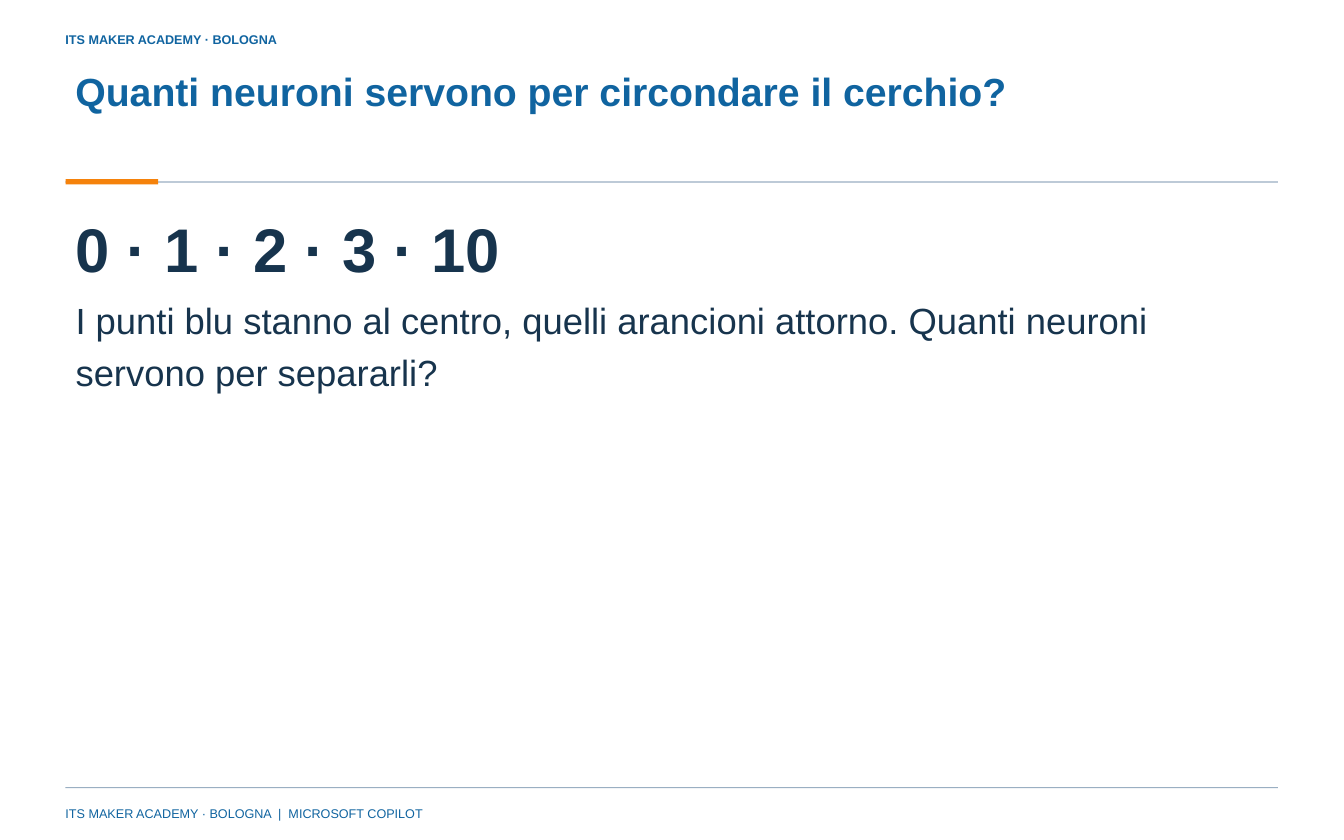
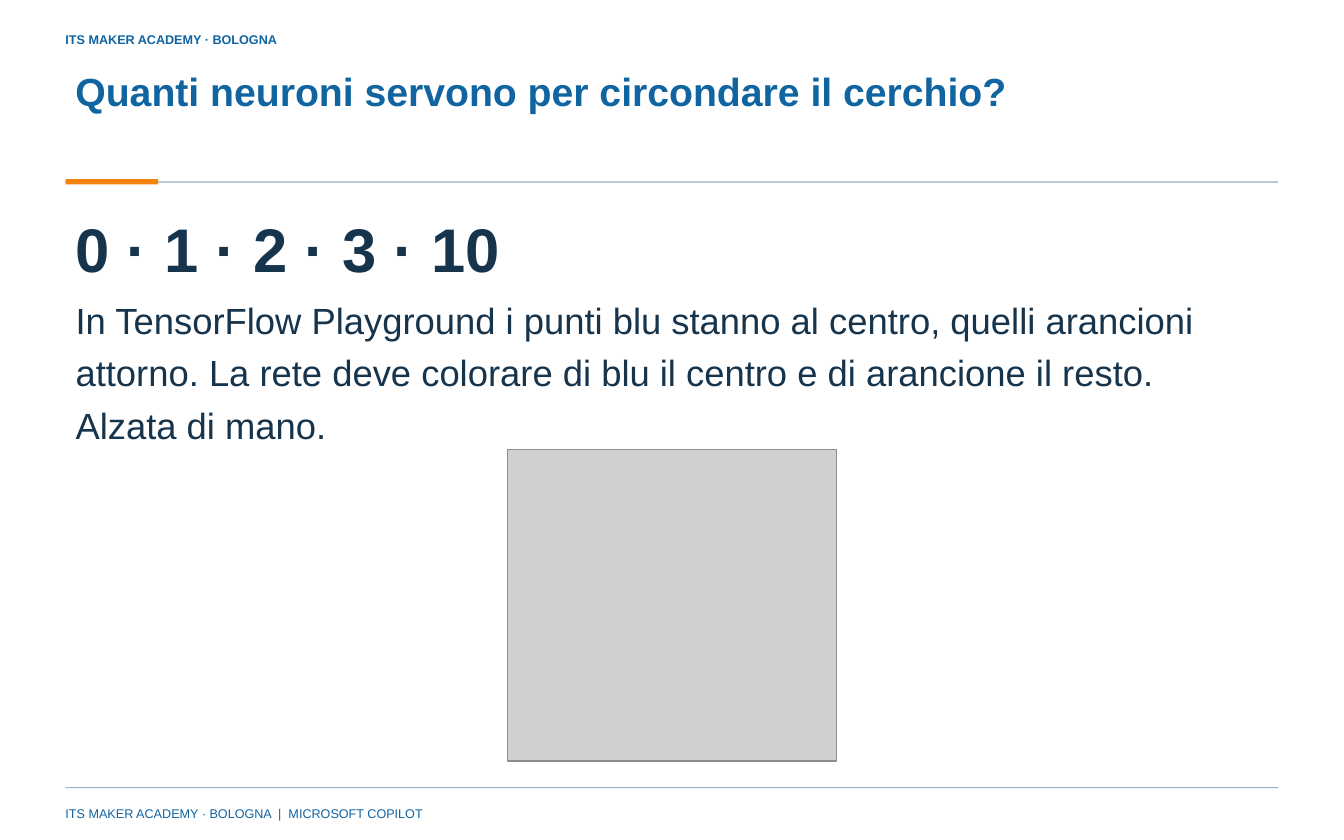
Before and after one commit to franzo9393/ITSCorso_UnslothStudio-Git, a slide deck: slide 8 of lezione 4 - reti neurali e agenti con orchestrazione/Lezione4_Reti_neurali_e_agenti_con_orchestrazione_ITS_MAKER.pptx (slide 6 before the commit). Drawn at 1344x840 pixels with LibreOffice and Linux fonts; fonts in the diff are those of the drawing; grey boxes stand for pictures; background and template pictures are left out. Boxes give left, top, right and bottom in pixels: in the first picture for what was removed or moved away, otherwise in the second. Text is boxed around its words. In the diff, an @@ line names an element or a change of style, - is before the commit and + after.

Commit message:
Lezione 4: slide 1-17 riscritte con schermate dei siti, quadro d'insieme e previsioni (47 slide); regole sulle schermate in AGENTS.md

```diff
--- a/lezione 4 - reti neurali e agenti con orchestrazione/Lezione4_Reti_neurali_e_agenti_con_orchestrazione_ITS_MAKER.pptx
+++ b/lezione 4 - reti neurali e agenti con orchestrazione/Lezione4_Reti_neurali_e_agenti_con_orchestrazione_ITS_MAKER.pptx
@@ text at (x1=76, y1=307, x2=1194, y2=440): text changed @@
-I punti blu stanno al centro, quelli arancioni attorno. Quanti neuroni servono per separarli?
+In TensorFlow Playground i punti blu stanno al centro, quelli arancioni attorno. La rete deve colorare di blu il centro e di arancione il resto. Alzata di mano.
@@ picture added at (x1=508, y1=450, x2=837, y2=761) @@
```
Also in this commit, not shown: 6 other slides changed, 7 slides added, 1 slide removed, 29 other files.
